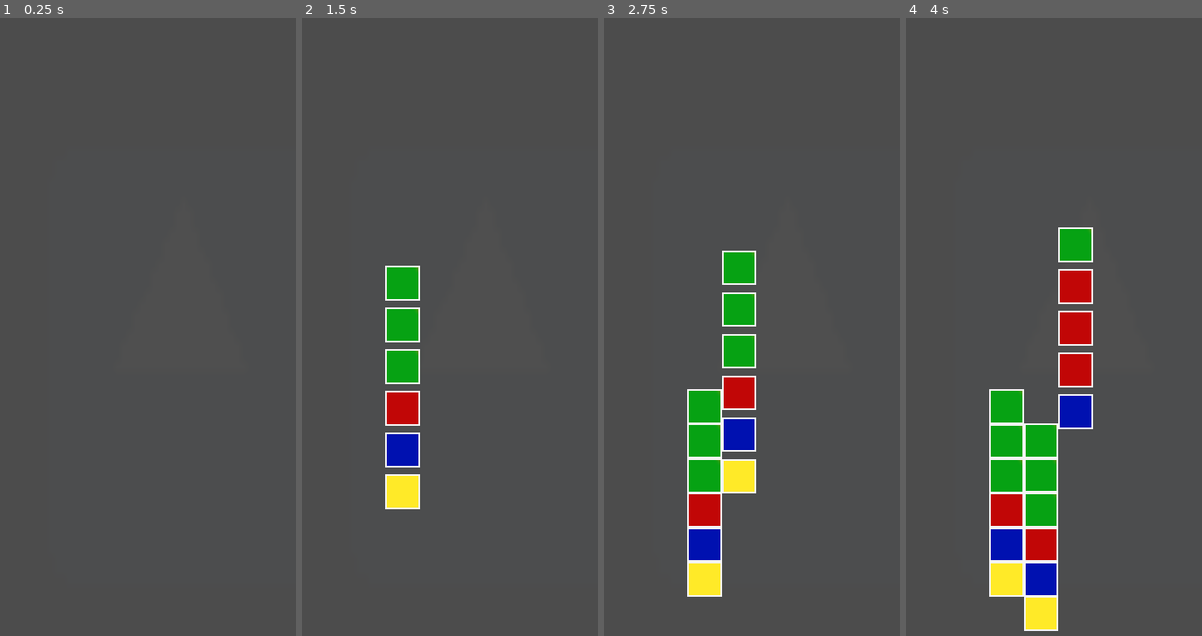
Above: before the commit, frames 1-4 (left to right).
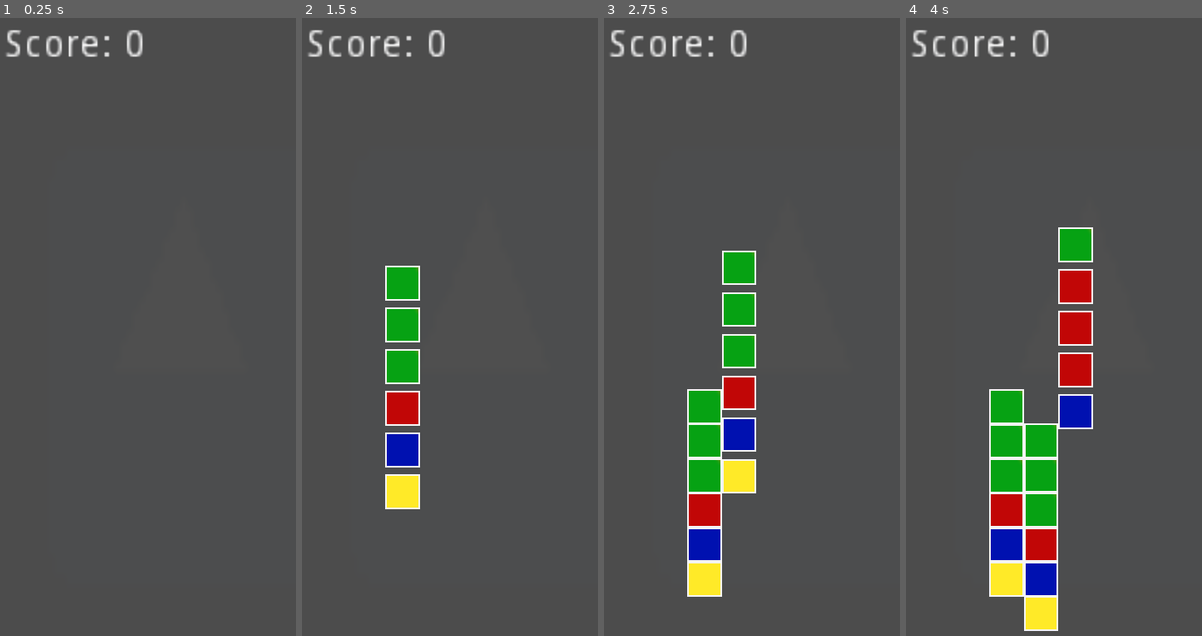
Above: after the commit, the same moments.

Repository: Floy-rep/FuckTheUSA
Game: Godot game, scene res://Scenes/Test_level.tscn
The game is run twice, just before and just after one commit, with the same random seed, the same clock (stepped at 60 frames per second) and the same inputs. The engine's default icon, where the game draws it, is replaced by a stand-in: a white triangle on a blue panel in a dark square.
Inputs:
- Up to frame 1 (0.25 s): no input
- Up to frame 2 (1.5 s): no input
- Up to frame 3 (2.75 s): no input
- Up to frame 4 (4 s): no input

The runs differ from the first frame. In frame 1, 0.8% of the frame differs, in the area x 1-49%, y 1-7%; in frame 2, 0.8%; in frame 3, 0.8%; in frame 4, 0.8%.

Commit message:
Bug fixing & Deleting blocks

Diff:
--- a/Scenes/Test_level.gd
+++ b/Scenes/Test_level.gd
@@ -2,7 +2,9 @@
 
 
 var spawn_matrix = [[1,0,0,0,0,0,0],[0,0,0,0,0,0],[1,1,0,0,0,0,0,0],[1,1,0,0,0,0,0,0], [0,0,0,0,0,0], [1,0,0,0,0,0,0]]
+#var spawn_matrix = [[1,0,0],[0,0,0],[1,0,0]]
 var matrix_ready = []
+var launch = false
 
 func _ready():
 	_spawn_matrix(spawn_matrix)
@@ -10,7 +12,6 @@
 
 func _clear_matrix(matrix):
 	print(matrix)
-	var to_delete = 0
 	for i in range(len(matrix)):
 		matrix_ready.append([])
 		for j in range(len(matrix[i])):
@@ -21,51 +22,85 @@
 	print(matrix_ready)
 
 func _spawn_matrix(matrix):
-	for i in range(len(spawn_matrix)):
-		for j in range(len(spawn_matrix[i])):
-			var scene = load("res://Scenes/Block.tscn")
-			var block = scene.instance()
-			if spawn_matrix[i][j] == 0:
-				randomize()
-				var color = randi()%4+1
-				if color == 1:
-					block.color = "blue"
-					block.get_node("Sprite").normal = load("res://Textures/Blocks/blue.png")
-				if color == 2:
-					block.color = "red"
-					block.get_node("Sprite").normal = load("res://Textures/Blocks/red.png")
-				if color == 3:
-					block.color = "yellow"
-					block.get_node("Sprite").normal = load("res://Textures/Blocks/yellow.png")
-				if color == 4:
-					block.color = "green"
-					block.get_node("Sprite").normal = load("res://Textures/Blocks/green.png")
+	for i in range(len(matrix)):
+		for j in range(len(matrix[i])):
+			if typeof(matrix[i][j]) == 2:
+				var scene = load("res://Scenes/Block.tscn")
+				var block = scene.instance()
+				if matrix[i][j] == 0:
+					randomize()
+					var color = randi()%4+1
+					if color == 1:
+						block.color = "blue"
+						block.get_node("Sprite").normal = load("res://Textures/Blocks/blue.png")
+					if color == 2:
+						block.color = "red"
+						block.get_node("Sprite").normal = load("res://Textures/Blocks/red.png")
+					if color == 3:
+						block.color = "yellow"
+						block.get_node("Sprite").normal = load("res://Textures/Blocks/yellow.png")
+					if color == 4:
+						block.color = "green"
+						block.get_node("Sprite").normal = load("res://Textures/Blocks/green.png")
+					if launch == false:
+						block.posit = Vector2(i,j)
+					else:
+						print(spawn_matrix[i])
+						print(spawn_matrix[i].count(1))
+						block.posit = Vector2(i, j + spawn_matrix[i].count(1))
+					matrix[i][j] = block
+
+				elif matrix[i][j] == 1:
+					block.nulled = true
+					block.visible = false
 
 				block.position = Vector2(125 + i *50, j * 50)
-				block.posit = Vector2(i,j)
-				matrix[i][j] = block
+				$Wait.start()
+				yield($Wait, "timeout")
+				add_child(block)
+			else:
+				continue
 
-			elif matrix[i][j] == 1:
-				block.nulled = true
-				block.visible = false
-
-			block.position = Vector2(125 + i *50, j * 50)
-			$Wait.start()
-			yield($Wait, "timeout")
-			add_child(block)
-
-	_clear_matrix(spawn_matrix)
+	if launch == false:
+		_clear_matrix(matrix)
+		launch = true
 
 #func _process(delta):
 #	pass
 
 func _on_activated_session_released():
 	Global.last_activated_pos = []
-	Global.playing = false
+
+
 	for i in range(len(matrix_ready)):
 		for j in range(len(matrix_ready[i])):
 			matrix_ready[i][j].get_node("Sprite").normal = load("res://Textures/Blocks/"+matrix_ready[i][j].color+".png")
 			matrix_ready[i][j].selected = false
 #	print(Global.selected_blocks)
-#	print(matrix_ready)
+
+	for j in range (len(matrix_ready)):
+		for h in range(len(matrix_ready[j])):
+			for i in Global.selected_blocks:
+				if str(matrix_ready[j][h]) == str(i):
+					matrix_ready[j][h] = 0
+					get_child(i.get_index()).queue_free()
+					break
+
+
+	for i in range(len(matrix_ready)):
+		for j in range(len(matrix_ready[i])):
+			if typeof(matrix_ready[i][j]) == 2:
+				matrix_ready[i].push_back(matrix_ready[i][j])
+				matrix_ready[i].remove(matrix_ready[i].find(matrix_ready[i][j]))
+
+	for i in range(len(matrix_ready)):
+		for j in range(len(matrix_ready[i])):
+			if typeof(matrix_ready[i][j]) != 2:
+				matrix_ready[i][j].posit = Vector2(i,j + spawn_matrix[i].count(1))
+
+	$Score.text = "Score: " + str(int($Score.text.lstrip(7)) + len(Global.selected_blocks))
+
 	Global.selected_blocks = []
+	print(matrix_ready)
+	print("")
+	_spawn_matrix(matrix_ready)
--- a/Scenes/Test_level.tscn
+++ b/Scenes/Test_level.tscn
@@ -24,5 +24,16 @@
 position = Vector2( -12.7134, 10.8141 )
 scale = Vector2( 8.70605, 14.6687 )
 normal = ExtResource( 2 )
+
+[node name="Score" type="Label" parent="."]
+margin_left = 11.4606
+margin_top = 13.4294
+margin_right = 101.461
+margin_bottom = 43.4294
+rect_scale = Vector2( 4, 4 )
+text = "Score: 0"
+__meta__ = {
+"_edit_use_anchors_": false
+}
 [connection signal="pressed" from="activated_session" to="." method="_on_TouchScreenButton_pressed"]
 [connection signal="released" from="activated_session" to="." method="_on_activated_session_released"]
Not shown, changed: .mono/metadata/ide_messaging_meta.txt
Not shown, changed: Export/Fuck The Usa.apk
Not shown, added: git.ignore
